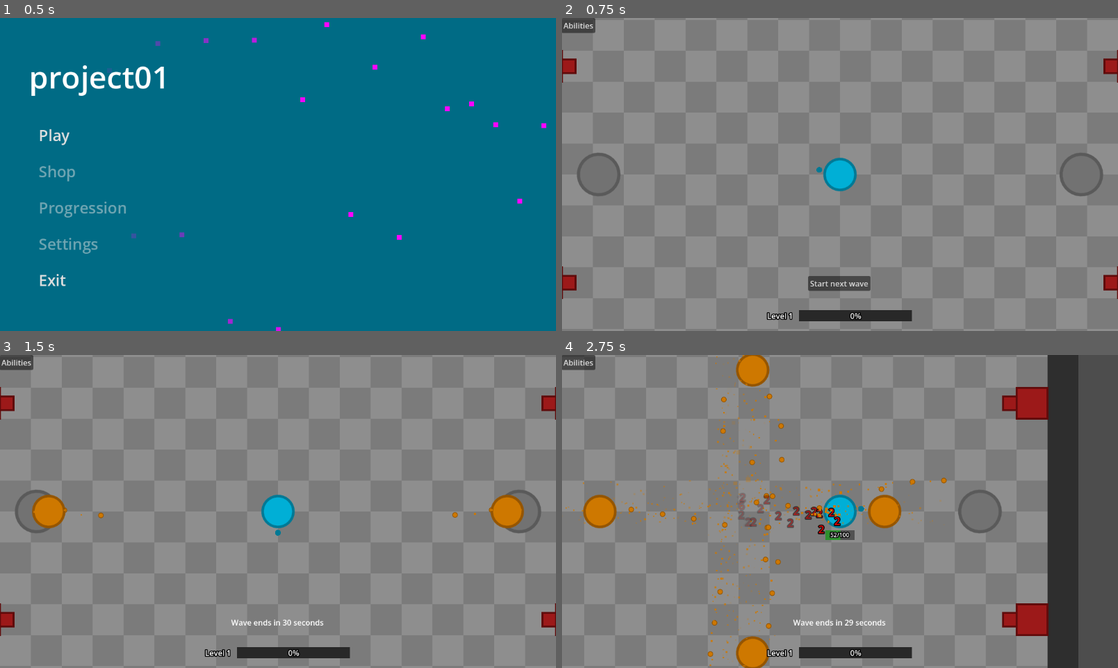
Above: before the commit, frames 1-4 (two rows, left to right).
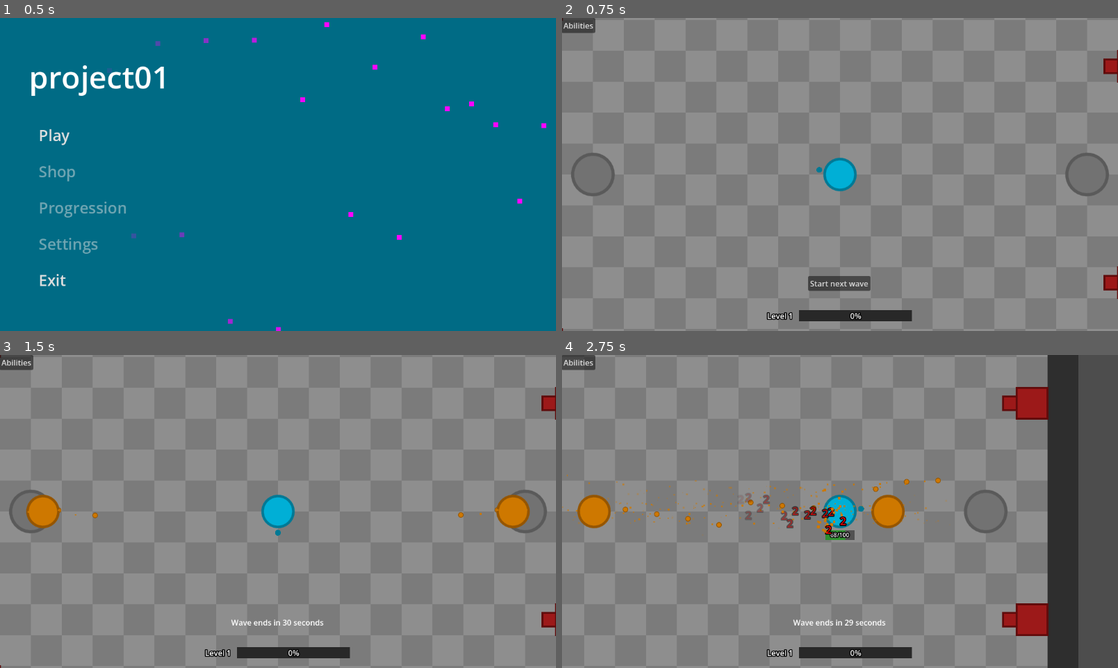
Above: after the commit, the same moments.

Repository: fmachek/geoslayer
Game: Godot game, scene res://scenes/user_interface/main_menu/main_menu.tscn
Two runs of this game, one before a commit and one after it. Both use one fixed random seed, a clock stepped at 60 frames per second and the inputs below.
Inputs (mouse positions are in pixels of both pictures, inside the frame that each line leads up to):
- Up to frame 1 (0.5 s): no input
- Up to frame 2 (0.75 s): click "Play" at 0.5 s
- Up to frame 3 (1.5 s): click "Start next wave" at 1.25 s
- Up to frame 4 (2.75 s): tap Enter at 2 s; move the mouse to (962, 495) at 2.02 s; hold D (right) from 2.03 s (still down); tap Q at 2.1 s; click (962, 495) at 2.17 s

Frame 1 is identical in both runs. In frame 2, 0.8% of the frame differs, in the area x 0-99%, y 0-100%; in frame 3, 1.4%; in frame 4, 3.7%, in the area x 0-81%, y 0-100%.

Commit message:
feat: remove 2 spawners and move turrets in world_1
Remove 2 character spawners and move the turrets to different positions.

Diff:
--- a/scenes/worlds/world_1.tscn
+++ b/scenes/worlds/world_1.tscn
@@ -11,52 +11,42 @@
 tile_map_data = PackedByteArray("AAD//wAAAAAAAAAAAAAAAP//AAAAAAAAAAABAAAAAAAAAAAAAAD+////AAAAAAAAAAD9/wAAAAAAAAAAAAD+/w …(7664 unchanged characters)…
 
 [node name="CharacterSpawner" parent="." index="2" unique_id=1925204194 instance=ExtResource("2_xijrn")]
-position = Vector2(-500, 0)
+position = Vector2(-512, 0)
 character_scene = ExtResource("8_hbdd5")
 
 [node name="CharacterSpawner2" parent="." index="3" unique_id=1513243607 instance=ExtResource("2_xijrn")]
-position = Vector2(500, 0)
+position = Vector2(512, 0)
 character_scene = ExtResource("8_hbdd5")
 
-[node name="CharacterSpawner3" parent="." index="4" unique_id=358345738 instance=ExtResource("2_xijrn")]
-position = Vector2(0, -500)
-character_scene = ExtResource("8_hbdd5")
+[node name="Turret" parent="." index="5" unique_id=1882429743 instance=ExtResource("4_tekg8")]
+position = Vector2(-352, 608)
 
-[node name="CharacterSpawner4" parent="." index="5" unique_id=147456157 instance=ExtResource("2_xijrn")]
-position = Vector2(0, 500)
-character_scene = ExtResource("8_hbdd5")
+[node name="Turret2" parent="." index="6" unique_id=1822567370 instance=ExtResource("4_tekg8")]
+position = Vector2(352, 608)
 
-[node name="Turret" parent="." index="7" unique_id=1882429743 instance=ExtResource("4_tekg8")]
-position = Vector2(-224, 608)
-
-[node name="Turret2" parent="." index="8" unique_id=1822567370 instance=ExtResource("4_tekg8")]
-position = Vector2(224, 608)
-
-[node name="Turret3" parent="." index="9" unique_id=2090446026 instance=ExtResource("4_tekg8")]
+[node name="Turret3" parent="." index="7" unique_id=2090446026 instance=ExtResource("4_tekg8")]
 position = Vector2(-224, -608)
 rotation = 3.1415927
 
-[node name="Turret4" parent="." index="10" unique_id=1052990008 instance=ExtResource("4_tekg8")]
+[node name="Turret4" parent="." index="8" unique_id=1052990008 instance=ExtResource("4_tekg8")]
 position = Vector2(224, -608)
 rotation = -3.1415925
 
-[node name="Turret5" parent="." index="11" unique_id=1150541455 instance=ExtResource("4_tekg8")]
+[node name="Turret5" parent="." index="9" unique_id=1150541455 instance=ExtResource("4_tekg8")]
 position = Vector2(608, -224)
 rotation = -1.5707964
 
-[node name="Turret6" parent="." index="12" unique_id=1428030641 instance=ExtResource("4_tekg8")]
+[node name="Turret6" parent="." index="10" unique_id=1428030641 instance=ExtResource("4_tekg8")]
 position = Vector2(608, 224)
 rotation = -1.5707964
 
-[node name="Turret7" parent="." index="13" unique_id=1100697028 instance=ExtResource("4_tekg8")]
-position = Vector2(-608, -224)
+[node name="Turret7" parent="." index="11" unique_id=1100697028 instance=ExtResource("4_tekg8")]
+position = Vector2(-608, -352)
 rotation = -4.712389
 
-[node name="Turret8" parent="." index="14" unique_id=831809843 instance=ExtResource("4_tekg8")]
-position = Vector2(-608, 224)
+[node name="Turret8" parent="." index="12" unique_id=831809843 instance=ExtResource("4_tekg8")]
+position = Vector2(-608, 352)
 rotation = 1.5707964
 
 [connection signal="wave_started" from="WaveManager" to="CharacterSpawner" method="_on_wave_started"]
 [connection signal="wave_started" from="WaveManager" to="CharacterSpawner2" method="_on_wave_started"]
-[connection signal="wave_started" from="WaveManager" to="CharacterSpawner3" method="_on_wave_started"]
-[connection signal="wave_started" from="WaveManager" to="CharacterSpawner4" method="_on_wave_started"]
